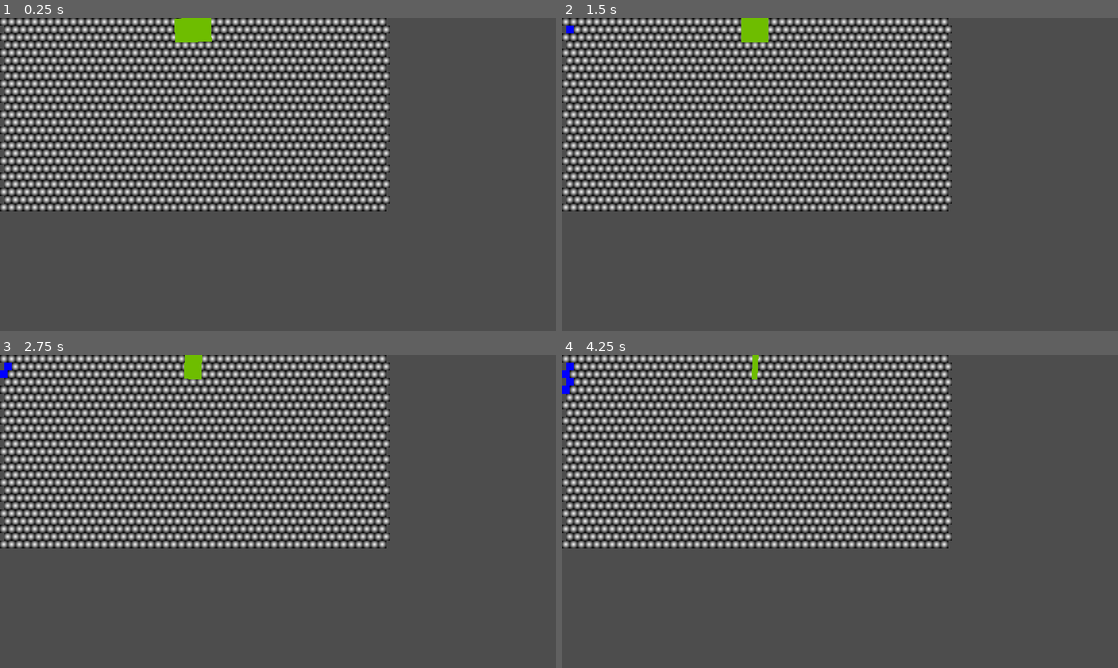
Above: before the commit, frames 1-4 (two rows, left to right).
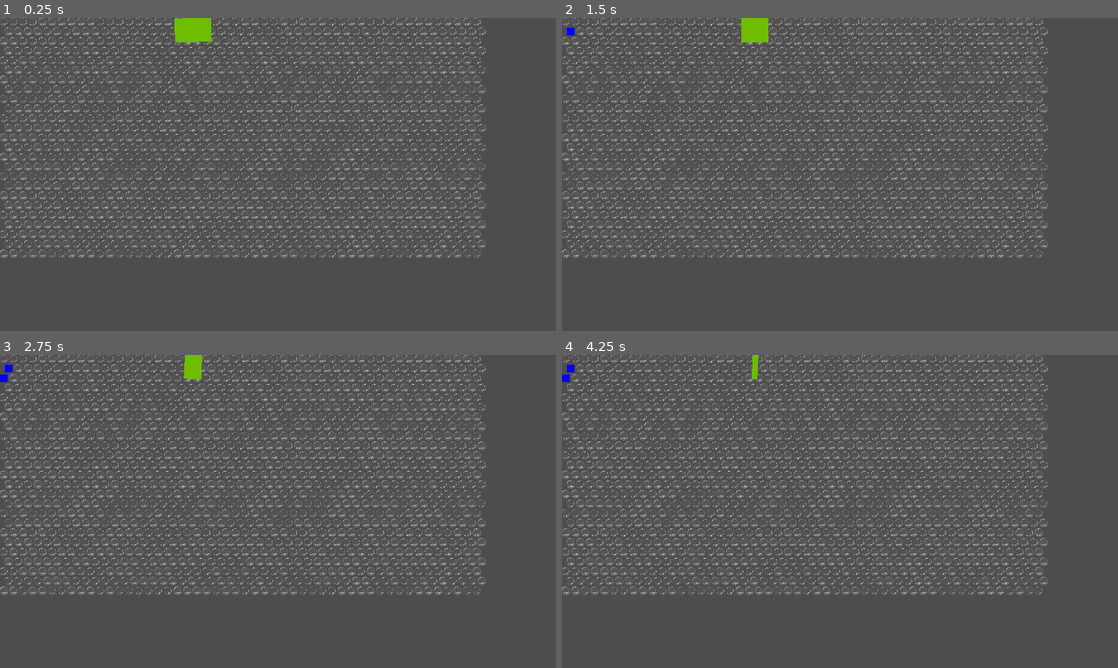
Above: after the commit, the same moments.

Repository: snappy-cobra/GGJ25
Game: Godot game, scene res://scenes/world.tscn
Two runs of this game, one before a commit and one after it. Both use one fixed random seed, a clock stepped at 60 frames per second and the inputs below.
Inputs (mouse positions are in pixels of both pictures, inside the frame that each line leads up to):
- Up to frame 1 (0.25 s): no input
- Up to frame 2 (1.5 s): tap Enter at 0.5 s; move the mouse to (567, 21) at 0.52 s; click (567, 21) at 0.67 s; tap Space at 1.25 s; move the mouse to (567, 30) at 1.27 s; click (567, 30) at 1.42 s
- Up to frame 3 (2.75 s): tap Enter at 2 s; move the mouse to (5, 373) at 2.02 s; click (5, 373) at 2.17 s
- Up to frame 4 (4.25 s): move the mouse to (567, 383) at 2.77 s; click (567, 383) at 2.92 s; tap Space at 3.5 s; move the mouse to (567, 389) at 3.52 s; click (567, 389) at 3.67 s

The runs differ from the first frame. In frame 1, 32% of the frame differs, in the area x 0-88%, y 0-77%; in frame 2, 32%; in frame 3, 33%; in frame 4, 33%.

Commit message:
Change the bubble sprites to photorealistic bubbles

Diff:
--- a/game/code/bubble.gd
+++ b/game/code/bubble.gd
@@ -1,12 +1,15 @@
 class_name Bubble
 extends Node2D
-const size = 16
+const size = 20
 
 var pos: Vector2i
 var value: int
 var taps: int
 var taps_max: int
 var popped_by: Player.Team
+
+@export
+var picture: Array[Texture2D]
 
 const bubble_scene = preload("res://scenes/bubble.tscn")
 # @onready var logic: GameLogic = get_node("World/GameLogic")
@@ -18,8 +21,12 @@
 
 	if (pos.y % 2 == 1):
 		bubble.position.x += 0.5 * size;
+
+	bubble.get_node("Unpopped").texture = bubble.picture.pick_random()
+
 	bubble.setup(taps_required)
 	return bubble
+
 
 func setup(taps_required: int):
 	taps_max = taps_required
--- a/game/scenes/bubble.tscn
+++ b/game/scenes/bubble.tscn
@@ -1,17 +1,8 @@
 [gd_scene load_steps=7 format=3 uid="uid://l5go2111f05g"]
 
 [ext_resource type="Script" path="res://code/bubble.gd" id="1_8xifa"]
-
-[sub_resource type="Gradient" id="Gradient_y6m8e"]
-offsets = PackedFloat32Array(0, 0.974026)
-colors = PackedColorArray(1, 1, 1, 1, 0, 0, 0, 1)
-
-[sub_resource type="GradientTexture2D" id="GradientTexture2D_h1pqh"]
-gradient = SubResource("Gradient_y6m8e")
-width = 16
-height = 16
-fill = 1
-fill_from = Vector2(0.5, 0.5)
+[ext_resource type="Texture2D" uid="uid://cbof12ih4lqiw" path="res://scenes/bubble2.png" id="2_umgci"]
+[ext_resource type="Texture2D" uid="uid://c1qbx4sn2k87h" path="res://scenes/bubble1.png" id="2_vut83"]
 
 [sub_resource type="Gradient" id="Gradient_fh1bs"]
 colors = PackedColorArray(1, 1, 1, 1, 1, 1, 1, 1)
@@ -26,10 +17,12 @@
 
 [node name="Bubble" type="Node2D"]
 script = ExtResource("1_8xifa")
+picture = Array[Texture2D]([ExtResource("2_vut83"), ExtResource("2_umgci")])
 
 [node name="Unpopped" type="Sprite2D" parent="."]
 position = Vector2(8, 8)
-texture = SubResource("GradientTexture2D_h1pqh")
+scale = Vector2(0.25, 0.25)
+texture = ExtResource("2_vut83")
 
 [node name="Popped" type="Sprite2D" parent="."]
 visible = false
Binary file added: game/scenes/bubble1.png
Not shown, added: game/scenes/bubble1.png.import
Binary file added: game/scenes/bubble2.png
Not shown, added: game/scenes/bubble2.png.import
Not shown, added: game/.DS_Store
